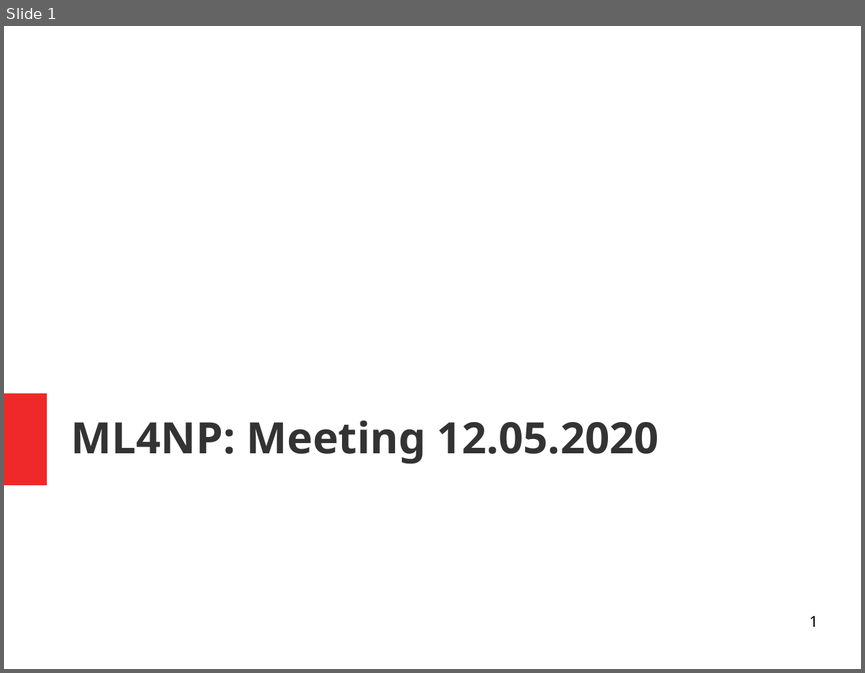
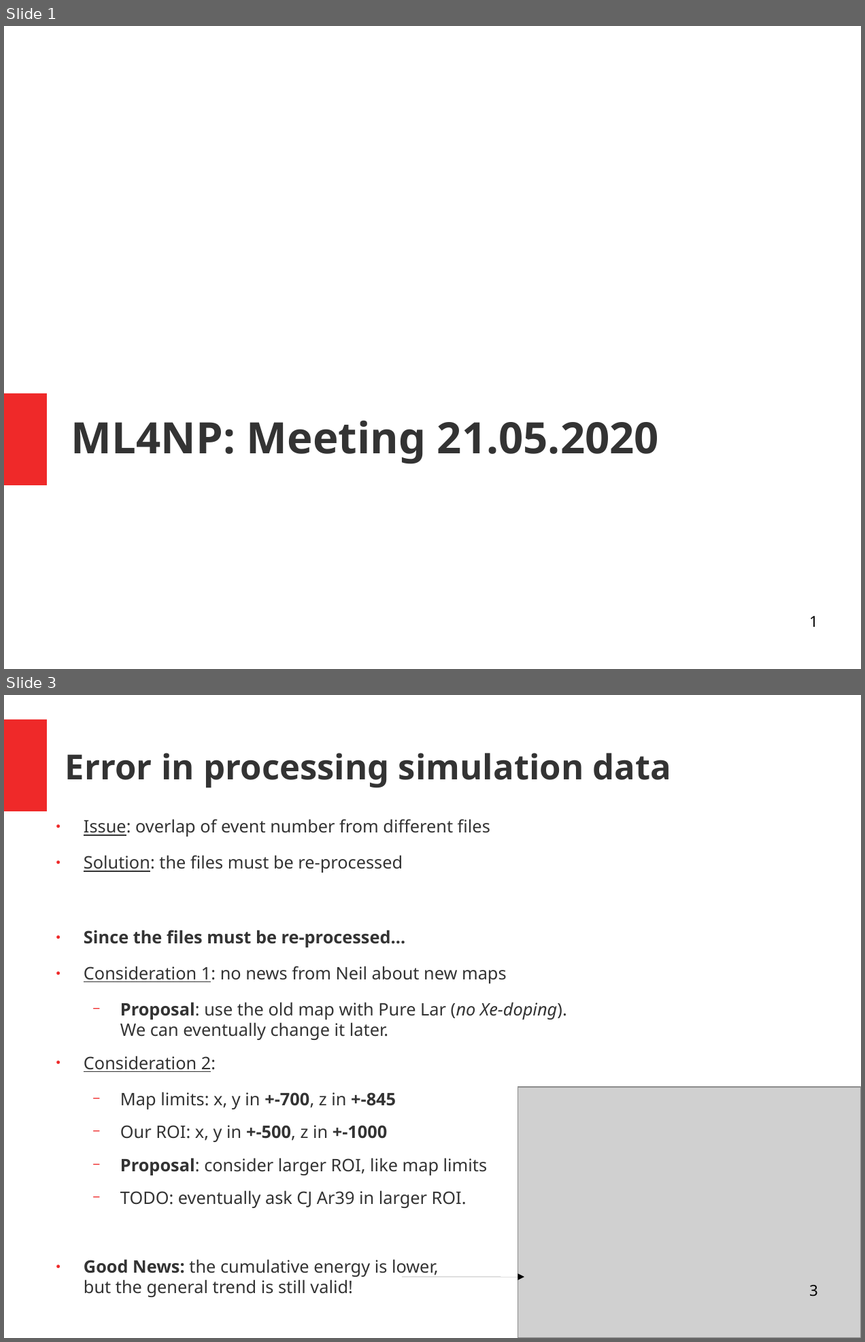
Before and after one commit to luigiberducci/ML4NP, a slide deck: Docs/meeting_ml4np_21mag2020.odp. Shown one above the other, each under a label of ours: slide 1 before the commit, slides 1 and 3 after it; the slides between them are not shown. The pictures are 865x673 and 865x1342 pixels, drawn with LibreOffice and Linux fonts; fonts in the diff are those of the drawing; grey boxes stand for pictures. Boxes give left, top, right and bottom in pixels: in the first picture for what was removed or moved away, otherwise in the second. Text is boxed around its words. In the diff, an @@ line names an element or a change of style, - is before the commit and + after.

Commit message:
increase contrast of images for presentation

```diff
--- a/Docs/meeting_ml4np_21mag2020.odp
+++ b/Docs/meeting_ml4np_21mag2020.odp
@@ slide 3 added at <box>4,695,861,1338</box>, background #FFFFFF @@
@@ rectangle added at <box>4,719,47,811</box>, fill #EF2929 @@
@@ title added at <box>65,753,672,787</box>, 32 pt, text #333333, bold @@
+Error in processing simulation data
@@ text added at <box>84,819,567,1297</box>, 16 pt, text #333333 @@
+● Issue: overlap of event number from different files
+● Solution: the files must be re-processed
+● Since the files must be re-processed…
+● Consideration 1: no news from Neil about new maps
+  − Proposal: use the old map with Pure Lar (no Xe-doping).
+    We can eventually change it later.
+● Consideration 2:
+  − Map limits: x, y in +-700, z in +-845
+  − Our ROI: x, y in +-500, z in +-1000
+  − Proposal: consider larger ROI, like map limits
+  − TODO: eventually ask CJ Ar39 in larger ROI.
+● Good News: the cumulative energy is lower,
+  but the general trend is still valid!
@@ picture added at <box>518,1087,861,1338</box> @@
@@ arrow added from (402, 1276) to (524, 1276), #000000 0 pt @@
@@ page number added at <box>809,1285,818,1296</box>, 14 pt, text #000000 @@
+3
@@ slide 1 changed as well @@
@@ title at <box>71,420,659,464</box>: text changed @@
-ML4NP: Meeting 12.05.2020
+ML4NP: Meeting 21.05.2020
```
Also in this commit, not shown: 10 other slides added, 8 slides removed, 7 other files.
